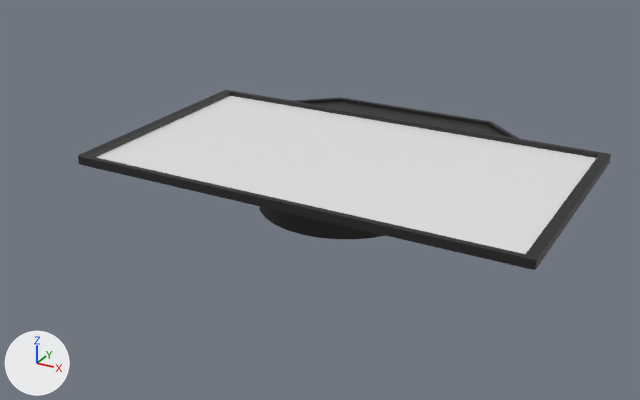
A saved change to the FBX model Assets/Resources/Models/camera/camera.fbx.
One viewpoint serves both versions: a 50 mm lens placed at (1.302, -2.543, 1.098), pointed at (-0.037, -0.108, -0.12). The lights are fixed; the arrows at lower left show +X, +Y and +Z.
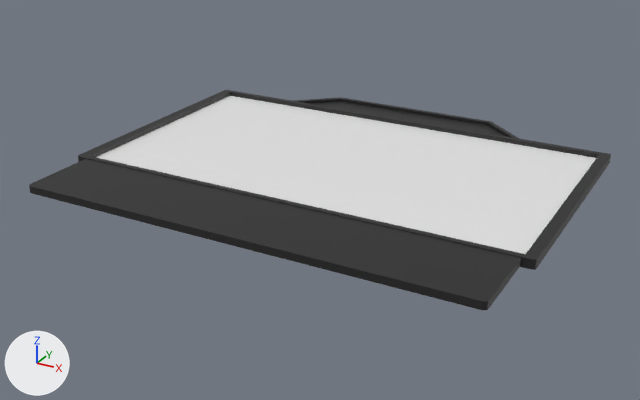
Where the change shows, as pixel boxes (x1, y1, x2, y2) in the pictures (640 x 400 px):
'Cube', reshaped (9% wider, 22% taller): before (78, 90, 611, 270); after (29, 90, 611, 310)
part 1 of me_cube_004, added (black): after (29, 159, 521, 310)
'Cylinder', unchanged, covered by the edit: before (259, 206, 385, 239)

What the commit changed:
me_cube_004 is used by ob_cube; location (0.0, 0.0, 0.0).
me_cube_004 had 58 vertices, 42 faces and spanned x -0.8..0.8, y -0.45..0.45, z -0.01..0.01.
me_cube_004 now has 82 vertices, 56 faces and spans x -0.8..0.8, y -0.72..0.45, z -0.01..0.01.
me_cube_004 part 1: a new loose piece of 24 vertices spanning x -0.76..0.76, y -0.72..-0.45, z -0.01..0.01, in mat_black (black #242424).
